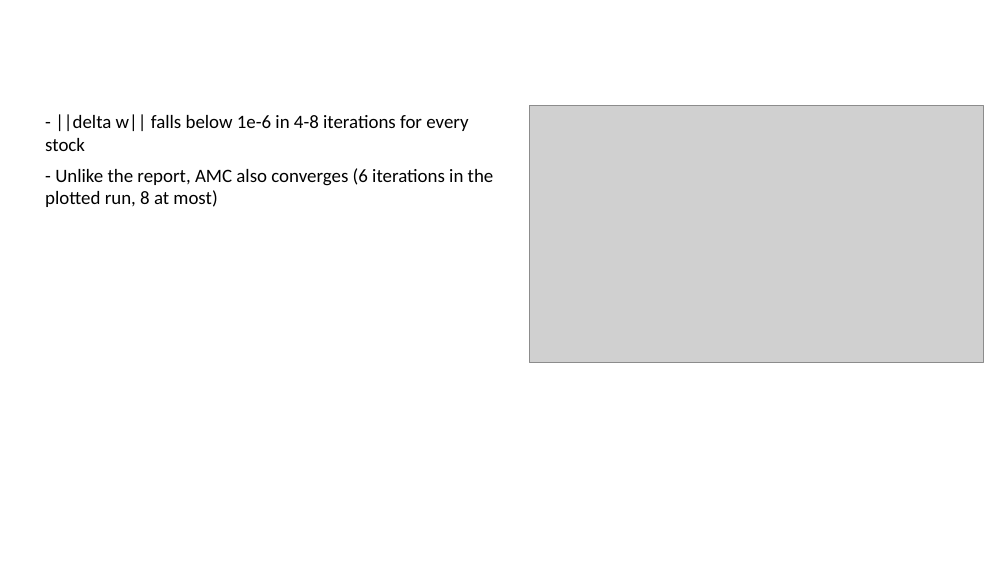
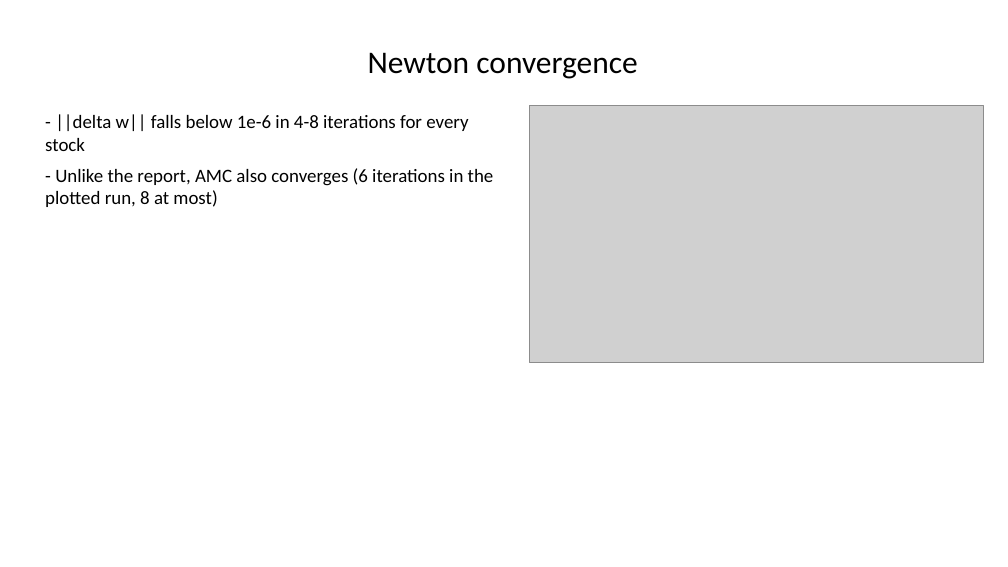
Before and after one commit to Prithvi-Aithal/wsb-market-prediction, a slide deck: slide 6 of docs/presentation.pptx. Drawn at 1008x567 pixels with LibreOffice and Linux fonts; fonts in the diff are those of the drawing; grey boxes stand for pictures. Boxes give left, top, right and bottom in pixels: in the first picture for what was removed or moved away, otherwise in the second. Text is boxed around its words. In the diff, an @@ line names an element or a change of style, - is before the commit and + after.

Commit message:
Fix slide title placement (set top/height explicitly)

```diff
--- a/docs/presentation.pptx
+++ b/docs/presentation.pptx
@@ title added at box(368, 52, 637, 79), 30 pt, text #000000 @@
+Newton convergence
```
Also in this commit, not shown: 11 other slides changed, 2 slides added, 2 slides removed, 2 other files.
